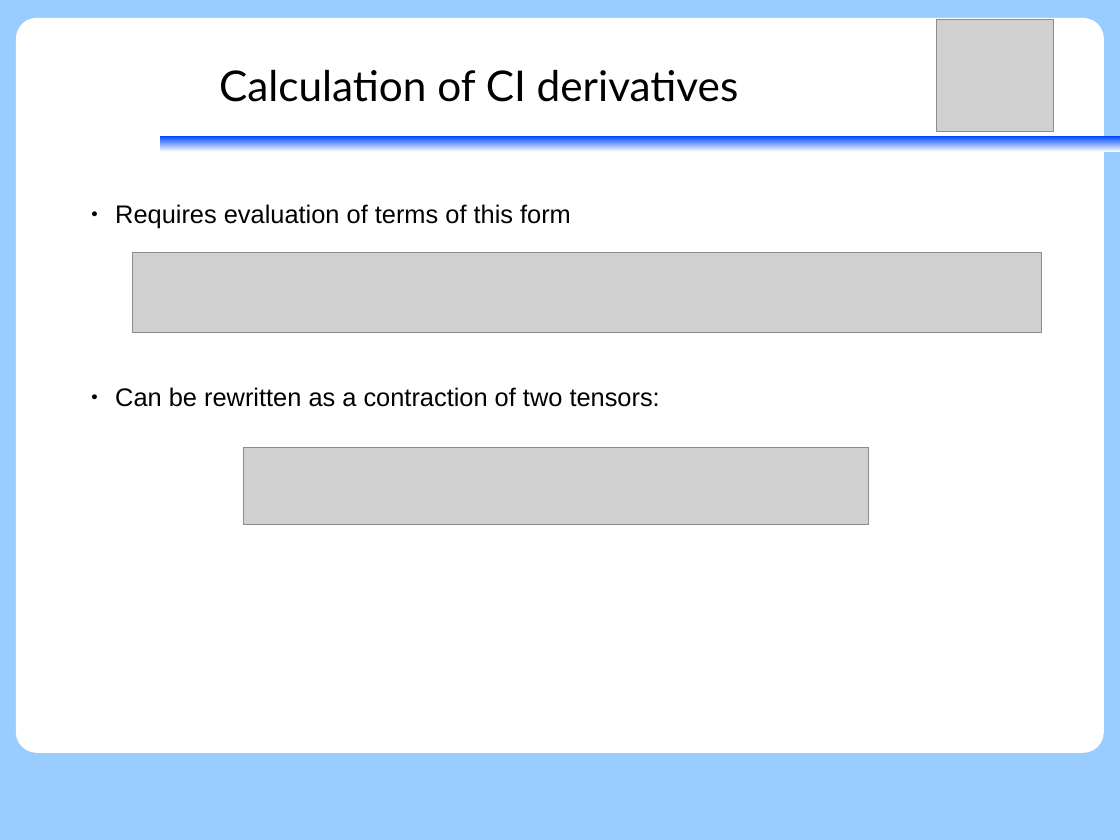
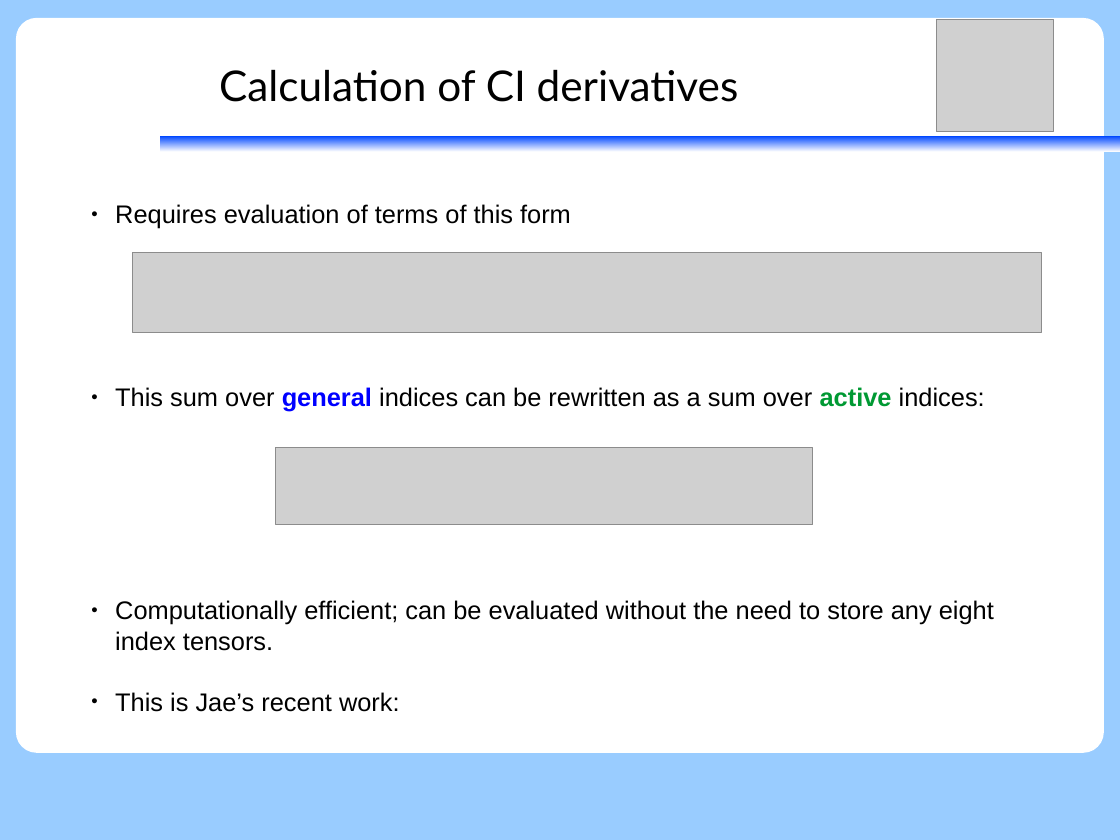
Before and after one commit to peterjohncherry/Presentations-etc, a slide deck: slide 55 of SGROUP_28062017/28062017_peter_relxms-caspt2-ci_seperation.odp (slide 27 before the commit). Drawn at 1120x840 pixels with LibreOffice and Linux fonts; fonts in the diff are those of the drawing; grey boxes stand for pictures. Boxes give left, top, right and bottom in pixels: in the first picture for what was removed or moved away, otherwise in the second. Text is boxed around its words. In the diff, an @@ line names an element or a change of style, - is before the commit and + after.

Commit message:
New version with rdm derivatives

```diff
--- a/SGROUP_28062017/28062017_peter_relxms-caspt2-ci_seperation.odp
+++ b/SGROUP_28062017/28062017_peter_relxms-caspt2-ci_seperation.odp
@@ text at (115,387,994,712): text changed @@
-● Can be rewritten as a contraction of two tensors:
+● This sum over general indices can be rewritten as a sum over active indices:
+● Computationally efficient; can be evaluated without the need to store any eight index tensors.
+● This is Jae’s recent work:
@@ picture: place and size @@
-picture at (244,447,869,524)
+picture at (276,447,814,524)
```
Also in this commit, not shown: 11 other slides changed, 28 slides added, 5 slides removed, 1 other file.
